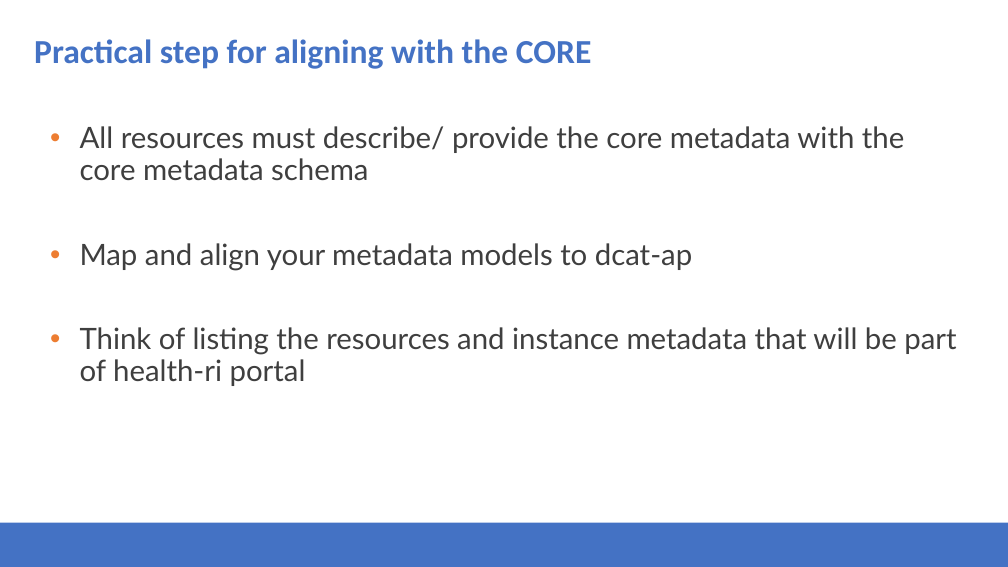
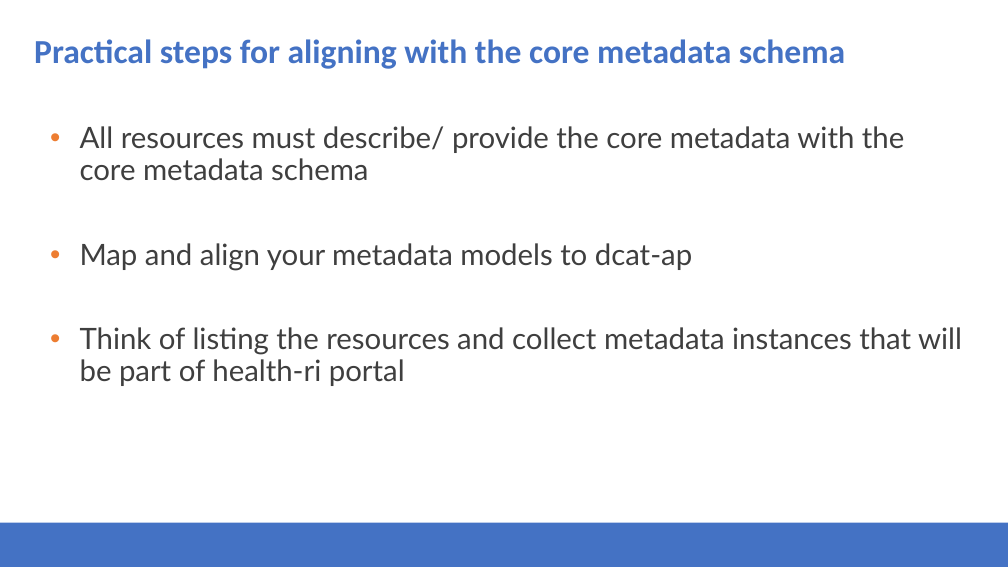
Before and after one commit to Health-RI/health-ri-metadata, a slide deck: slide 12 of Presentations/31082023HRI_Metadata_Schema_ImagingGroup_KickOff.pptx (slide 13 before the commit). Drawn at 1008x567 pixels with LibreOffice and Linux fonts; fonts in the diff are those of the drawing; background and template pictures are left out. Boxes give left, top, right and bottom in pixels: in the first picture for what was removed or moved away, otherwise in the second. Text is boxed around its words. In the diff, an @@ line names an element or a change of style, - is before the commit and + after.

```diff
--- a/Presentations/31082023HRI_Metadata_Schema_ImagingGroup_KickOff.pptx
+++ b/Presentations/31082023HRI_Metadata_Schema_ImagingGroup_KickOff.pptx
@@ title at (34, 39, 845, 69): text changed @@
-Practical step for aligning with the CORE
+Practical steps for aligning with the core metadata schema
@@ text at (80, 327, 962, 386): text changed @@
-• Think of listing the resources and instance metadata that will be part of health-ri portal
+• Think of listing the resources and collect metadata instances that will be part of health-ri portal
```
Also in this commit, not shown: 13 other slides changed, 3 slides added, 5 slides removed.
